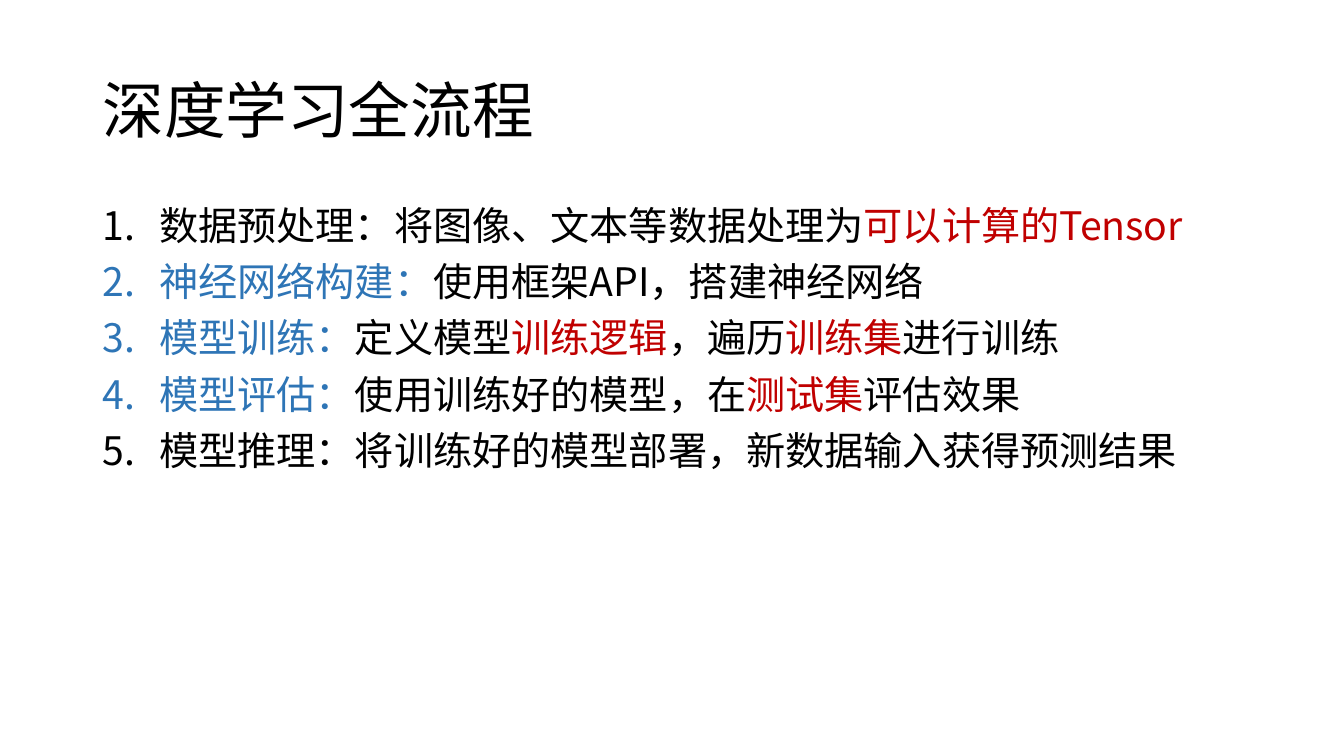
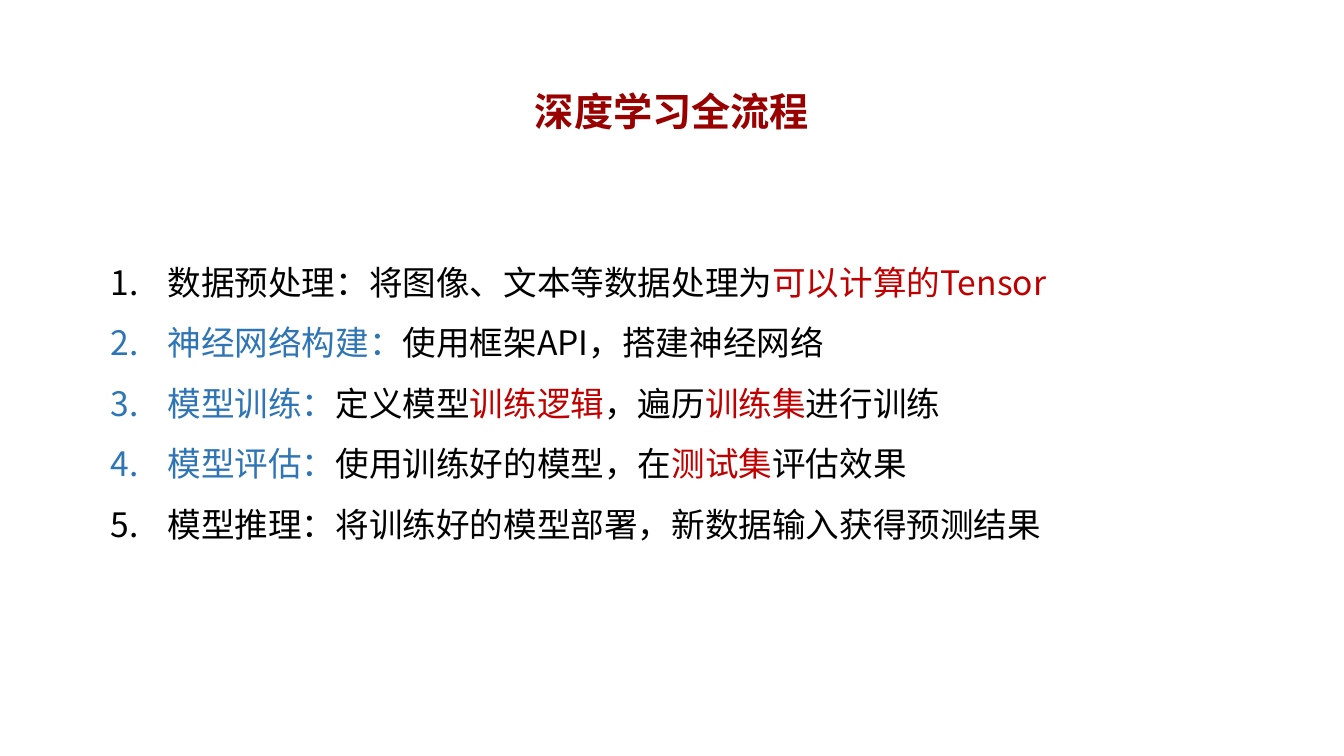
Before and after one commit to mindspore-courses/CradleOfAI, a slide deck: slide 6 of MindSpore做深度学习训练.pptx (slide 3 before the commit). Drawn at 1344x756 pixels with LibreOffice and Linux fonts; fonts in the diff are those of the drawing; background and template pictures are left out. Boxes give left, top, right and bottom in pixels: in the first picture for what was removed or moved away, otherwise in the second. Text is boxed around its words. In the diff, an @@ line names an element or a change of style, - is before the commit and + after.

```diff
--- a/MindSpore做深度学习训练.pptx
+++ b/MindSpore做深度学习训练.pptx
@@ title "深度学习全流程" at (x1=535, y1=92, x2=809, y2=130): size 44 to 28 pt, text colour #000000 to #990000, bold on; alignment left to centre; more space between paragraphs @@
@@ text "数据预处理：将图像、文本等数据处理为可以计算的Tensor" moved from (x1=159, y1=207, x2=1183, y2=469) to (x1=168, y1=266, x2=1047, y2=541) @@
@@ text "数据预处理：将图像、文本等数据处理为可以计算的Tensor" at (x1=168, y1=266, x2=1047, y2=541): size 28 to 24 pt; alignment left to justified; line spacing 0.9 to 1.5; less space between paragraphs @@
```
Also in this commit, not shown: 22 other slides changed, 4 slides added, 2 slides removed, 28 other files.
